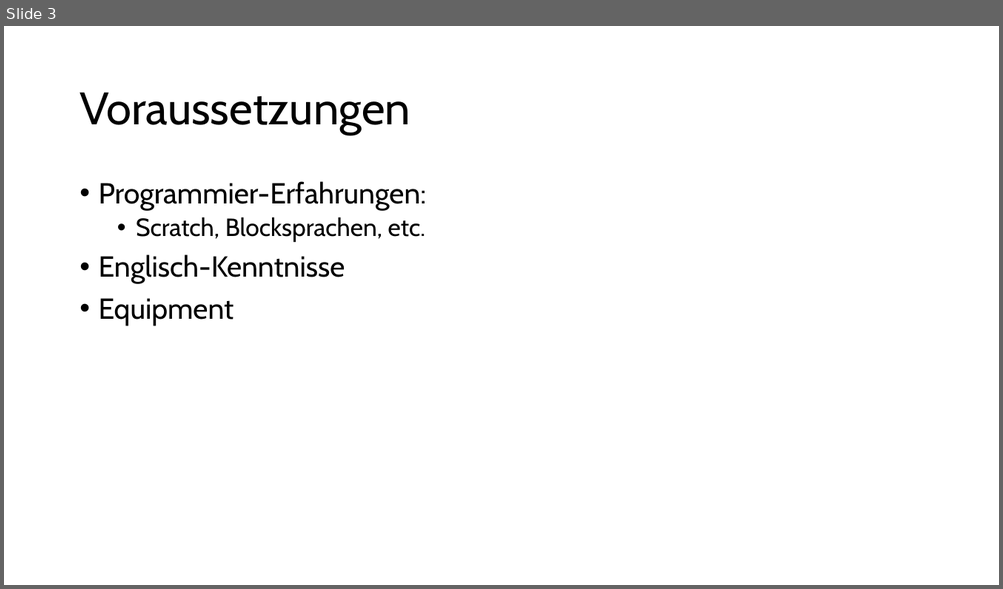
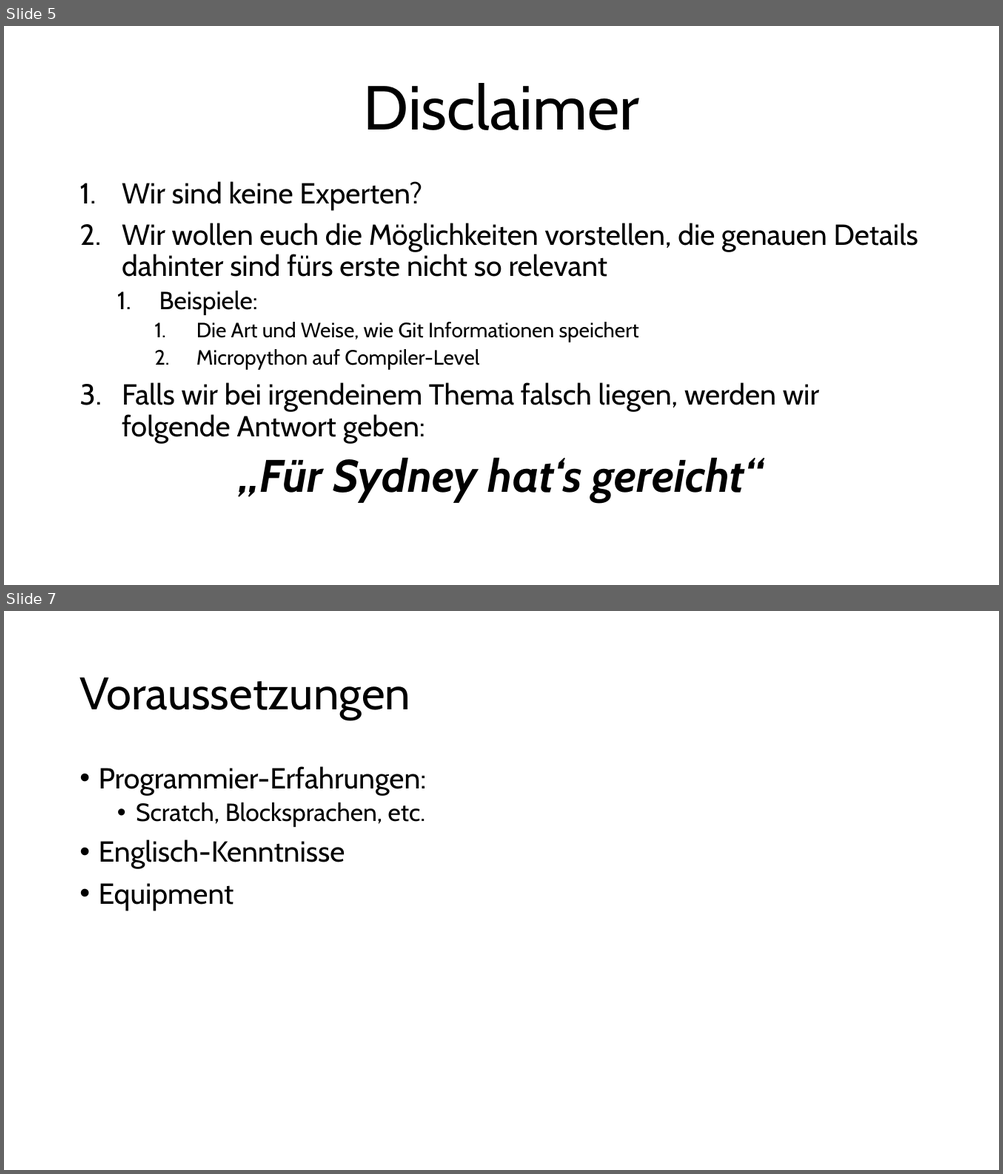
Before and after one commit to Mac-Lego-RMS/HoT_Meetup_2024, a slide deck: HoT-Meetup_2024_Pybricks.pptx. Shown one above the other, each under a label of ours: slide 3 before the commit, slides 5 and 7 after it; the slides between them are not shown. The pictures are 1003x589 and 1003x1174 pixels, drawn with LibreOffice and Linux fonts; fonts in the diff are those of the drawing. Boxes give left, top, right and bottom in pixels: in the first picture for what was removed or moved away, otherwise in the second. Text is boxed around its words. In the diff, an @@ line names an element or a change of style, - is before the commit and + after.

```diff
--- a/HoT-Meetup_2024_Pybricks.pptx
+++ b/HoT-Meetup_2024_Pybricks.pptx
@@ slide 5 added at box(4, 26, 999, 585), background #FFFFFF @@
@@ title added at box(364, 83, 640, 130), 60 pt, text #000000 @@
+Disclaimer
@@ text added at box(122, 181, 918, 503), 28 pt, text #000000 @@
+1. Wir sind keine Experten?
+2. Wir wollen euch die Möglichkeiten vorstellen, die genauen Details dahinter sind fürs erste nicht so relevant
+  1. Beispiele:
+    1. Die Art und Weise, wie Git Informationen speichert
+    2. Micropython auf Compiler-Level
+3. Falls wir bei irgendeinem Thema falsch liegen, werden wir folgende Antwort geben:
+„Für Sydney hat‘s gereicht“
@@ what was slide 3 is now slide 7 @@
```
Also in this commit, not shown: 3 slides changed, 15 other slides added.
